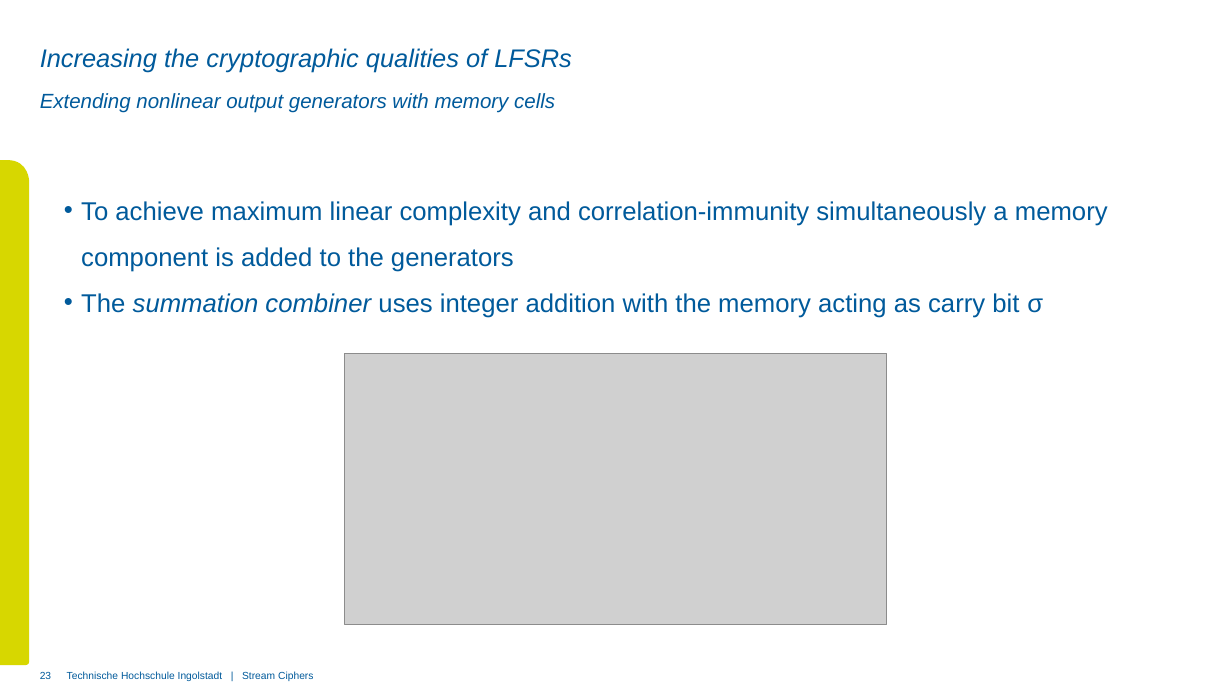
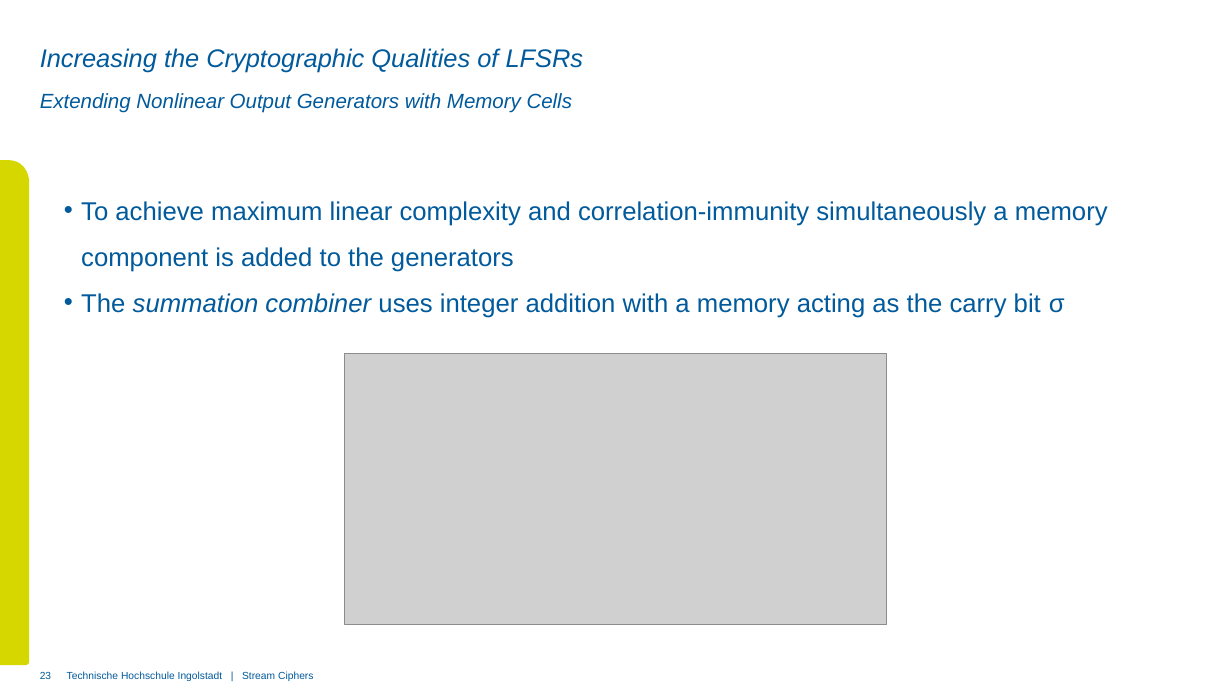
Before and after one commit to xThale/crypto-stream-ciphers, a slide deck: slide 23 of Präsentation/Presentation Unmerged Simon.pptx. Drawn at 1232x693 pixels with LibreOffice and Linux fonts; fonts in the diff are those of the drawing; grey boxes stand for pictures; background and template pictures are left out. Boxes give left, top, right and bottom in pixels: in the first picture for what was removed or moved away, otherwise in the second. Text is boxed around its words. In the diff, an @@ line names an element or a change of style, - is before the commit and + after.

```diff
--- a/Präsentation/Presentation Unmerged Simon.pptx
+++ b/Präsentation/Presentation Unmerged Simon.pptx
@@ title at <box>40,48,584,73</box>: text changed @@
-Increasing the cryptographic qualities of LFSRs
+Increasing the Cryptographic Qualities of LFSRs
@@ subtitle at <box>40,93,572,113</box>: text changed @@
-Extending nonlinear output generators with memory cells
+Extending Nonlinear Output Generators with Memory Cells
@@ text at <box>81,293,1065,318</box>: text changed @@
-• The summation combiner uses integer addition with the memory acting as carry bit σ
+• The summation combiner uses integer addition with a memory acting as the carry bit σ
```
Also in this commit, not shown: 15 other slides changed, 4 slides added, 2 slides removed, 1 other file.
